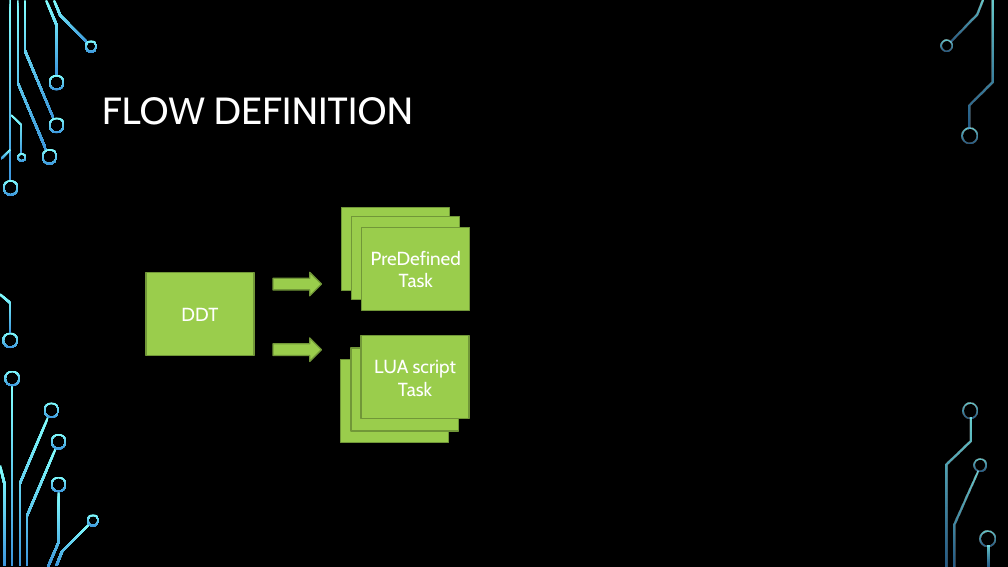
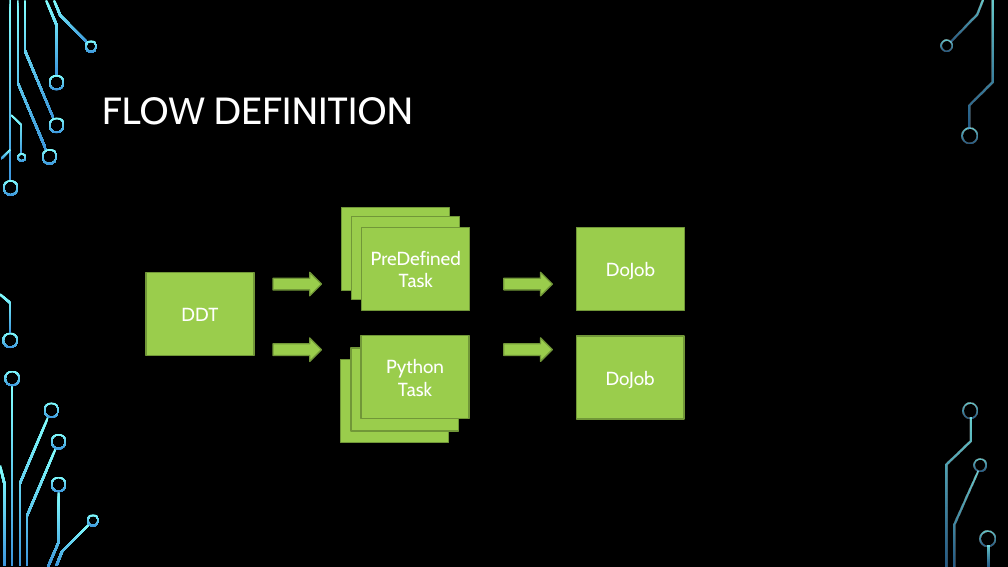
Before and after one commit to smokingpc/ddt, a slide deck: slide 9 of doc/Overview.pptx. Drawn at 1008x567 pixels with LibreOffice and Linux fonts; fonts in the diff are those of the drawing; background and template pictures are left out. Boxes give left, top, right and bottom in pixels: in the first picture for what was removed or moved away, otherwise in the second. Text is boxed around its words. In the diff, an @@ line names an element or a change of style, - is before the commit and + after.

```diff
--- a/doc/Overview.pptx
+++ b/doc/Overview.pptx
@@ rectangle added at bbox=[577, 228, 685, 311], fill #9ACD4C, outline #729838 1.25 pt, 18 pt, text #FFFFFF @@
+DoJob
@@ right arrow added at bbox=[504, 272, 552, 296], fill #9ACD4C, outline #729838 1.25 pt @@
@@ text in rectangle at bbox=[377, 359, 444, 419]: text changed @@
-LUA script Task
+Python Task
@@ right arrow added at bbox=[504, 338, 552, 361], fill #9ACD4C, outline #729838 1.25 pt @@
@@ rectangle added at bbox=[576, 336, 684, 419], fill #9ACD4C, outline #729838 1.25 pt, 18 pt, text #FFFFFF @@
+DoJob
```
Also in this commit, not shown: 4 slides added, 1 slide removed, 12 other files.
